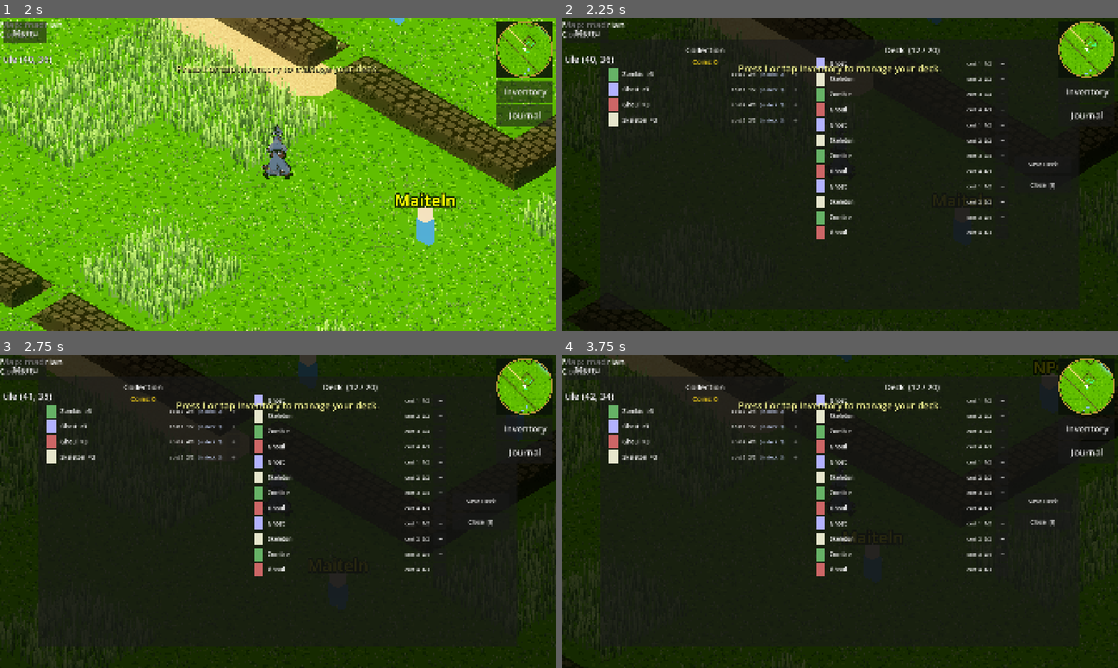
Above: before the commit, frames 1-4 (two rows, left to right).
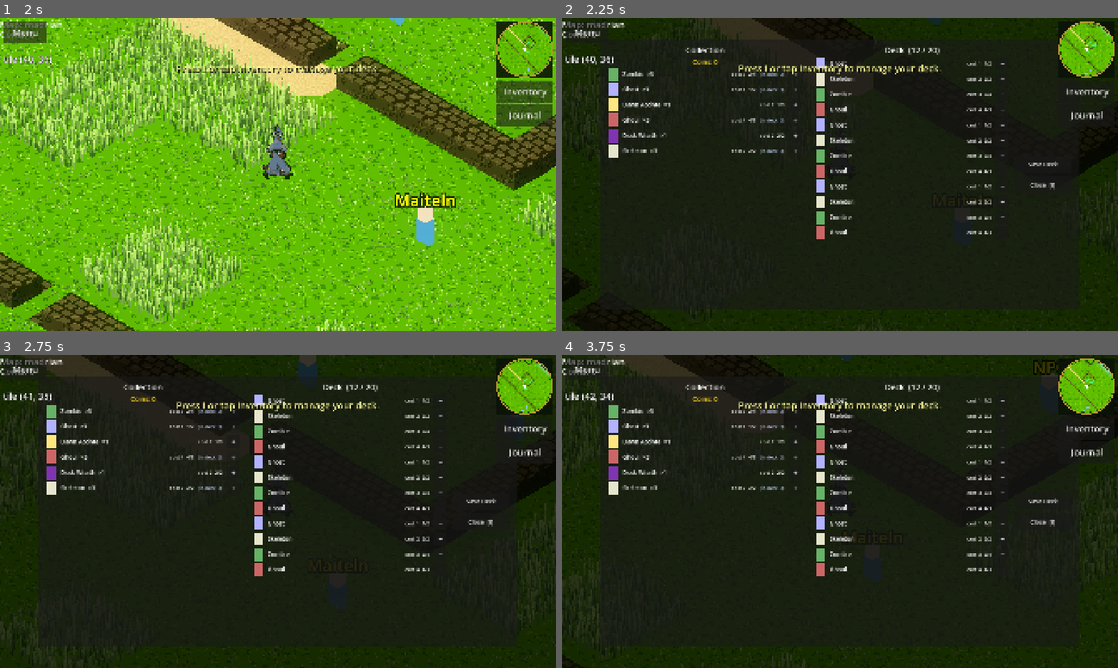
Above: after the commit, the same moments.

Repository: ChrisPauly97/pear-pudding-godot
Game: Godot game, scene res://scenes/ui/MenuScene.tscn
Two runs of this game, one before a commit and one after it. Both use one fixed random seed, a clock stepped at 60 frames per second and the inputs below.
Inputs (mouse positions are in pixels of both pictures, inside the frame that each line leads up to):
- Up to frame 1 (2 s): click "New Game" at 0.5 s; click "Venture Here" at 1.25 s
- Up to frame 2 (2.25 s): tap I (inventory) at 2 s; move the mouse to (962, 158) at 2.02 s; hold D (move_right) from 2.03 s (still down); hold E (interact) from 2.03 s (still down); click (962, 158) at 2.17 s
- Up to frame 3 (2.75 s): keep holding D (move_right); keep holding E (interact); tap Space (jump) at 2.27 s
- Up to frame 4 (3.75 s): release D (move_right) at 2.75 s; release E (interact) at 2.75 s; tap I (inventory) at 2.75, 3.5 s; drag from (728, 527) to (812, 574) at 2.77 s; move the mouse to (895, 442) at 3.52 s; hold D (move_right) from 3.53 s (still down); tap 2 at 3.6 s

Frame 1 is identical in both runs. In frame 2, 0.8% of the frame differs, in the area x 8-43%, y 25-45%; in frame 3, 0.8%; in frame 4, 0.8%.

Commit message:
TID-057: Register Dawn/Dusk cards in drop pools and starter collection
Adds Dawn and Dusk cards to each enemy's drop_pool so they appear as
battle rewards. Starter owned_cards gains dawn_acolyte and dusk_wraith
so new players encounter both branches immediately. CardRegistry and
ShopScene already auto-discover all .tres files — no code changes needed.

https://claude.ai/code/session_01UmjbdPDN56AD2yuN9mxrY1

Diff:
--- a/autoloads/SaveManager.gd
+++ b/autoloads/SaveManager.gd
@@ -83,7 +83,10 @@
 		"ghost", "skeleton", "zombie", "ghoul",
 		"ghost", "skeleton", "zombie", "ghoul",
 	]
-	owned_cards.assign(starter)
+	var starter_owned: Array[String] = starter.duplicate()
+	starter_owned.append("dawn_acolyte")
+	starter_owned.append("dusk_wraith")
+	owned_cards.assign(starter_owned)
 	player_deck.assign(starter)
 	coins = 0
 	current_map = "main"
--- a/data/enemies/ghoul_pack.tres
+++ b/data/enemies/ghoul_pack.tres
@@ -7,5 +7,5 @@
 id = "ghoul_pack"
 display_name = "Ghoul Pack Leader"
 deck = PackedStringArray("ghoul", "ghoul", "ghoul", "ghoul", "zombie", "zombie", "zombie", "zombie", "skeleton", "skeleton", "skeleton", "skeleton")
-drop_pool = PackedStringArray("zombie", "ghoul")
+drop_pool = PackedStringArray("zombie", "ghoul", "dawn_paladin", "dusk_vampire")
 coin_reward = 12
--- a/data/enemies/undead_basic.tres
+++ b/data/enemies/undead_basic.tres
@@ -7,5 +7,5 @@
 id = "undead_basic"
 display_name = "Undead Wanderer"
 deck = PackedStringArray("ghost", "ghost", "ghost", "skeleton", "skeleton", "skeleton", "zombie", "zombie", "zombie", "ghoul")
-drop_pool = PackedStringArray("ghost", "skeleton")
+drop_pool = PackedStringArray("ghost", "skeleton", "mend", "wither")
 coin_reward = 5
--- a/data/enemies/undead_elite.tres
+++ b/data/enemies/undead_elite.tres
@@ -7,5 +7,5 @@
 id = "undead_elite"
 display_name = "Undead Warlord"
 deck = PackedStringArray("ghoul", "ghoul", "ghoul", "ghoul", "ghoul", "zombie", "zombie", "zombie", "zombie", "skeleton", "skeleton", "skeleton")
-drop_pool = PackedStringArray("ghoul")
+drop_pool = PackedStringArray("ghoul", "restore", "drain")
 coin_reward = 20
--- a/data/enemies/undead_horde.tres
+++ b/data/enemies/undead_horde.tres
@@ -7,5 +7,5 @@
 id = "undead_horde"
 display_name = "Horde Shambler"
 deck = PackedStringArray("ghost", "ghost", "ghost", "ghost", "skeleton", "skeleton", "skeleton", "zombie", "zombie", "ghoul", "ghoul")
-drop_pool = PackedStringArray("skeleton", "zombie")
+drop_pool = PackedStringArray("skeleton", "zombie", "dawn_acolyte", "dusk_wraith")
 coin_reward = 8
Not shown, changed: docs/agent/inventory-and-deck.md
Not shown, changed: tasks/goals/GID-018--card-content-depth/TID-057--register-new-cards.md
Not shown, changed: tasks/goals/GID-018--card-content-depth/goal.md
Not shown, changed: tasks/index.md
